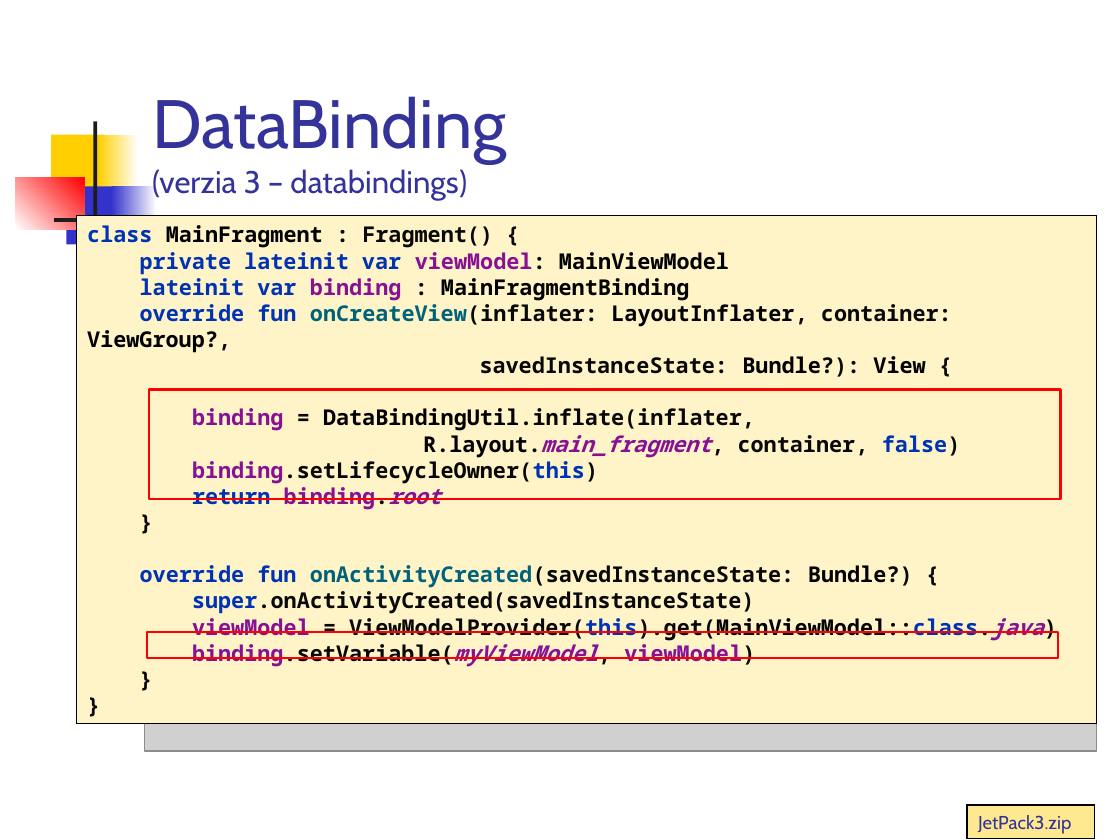
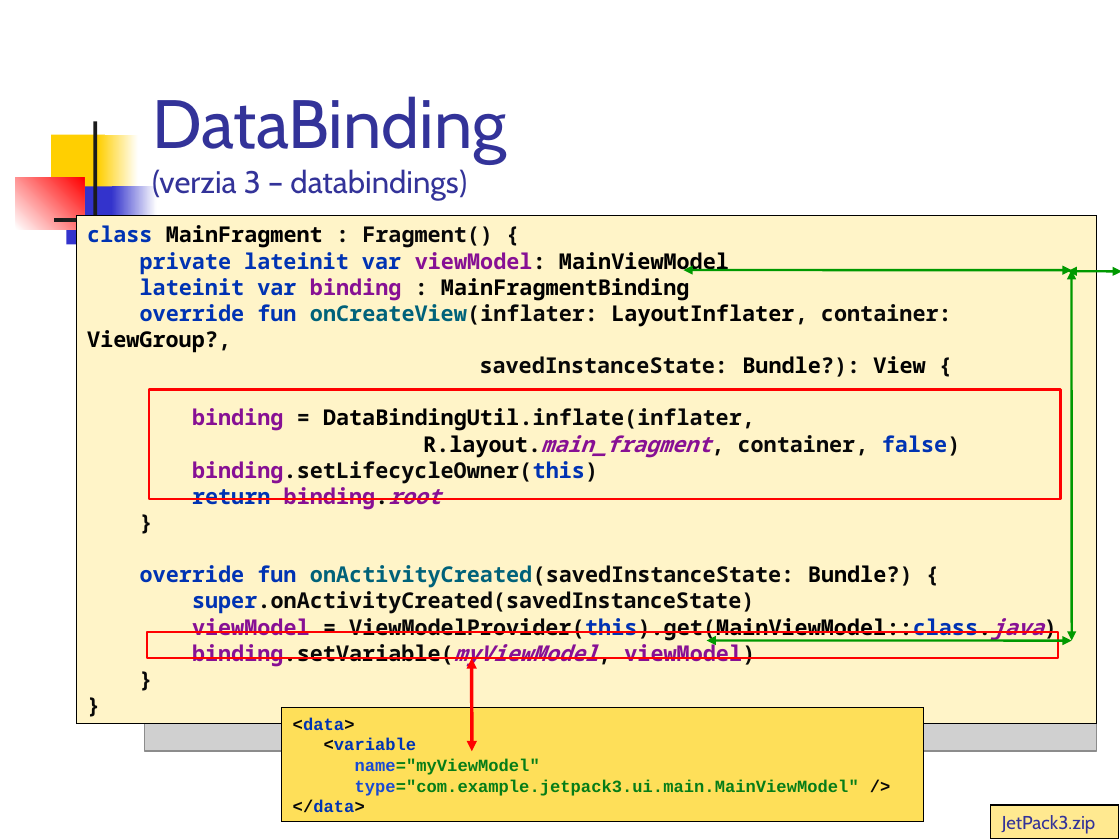
Before and after one commit to vmandro/Prednasky, a slide deck: slide 22 of 07/07_Android.ppt (slide 15 before the commit). Drawn at 1120x840 pixels with LibreOffice and Linux fonts; fonts in the diff are those of the drawing; grey boxes stand for pictures. Boxes give left, top, right and bottom in pixels: in the first picture for what was removed or moved away, otherwise in the second. Text is boxed around its words. In the diff, an @@ line names an element or a change of style, - is before the commit and + after.

```diff
--- a/07/07_Android.ppt
+++ b/07/07_Android.ppt
@@ double arrow added from (683, 270) to (1072, 270), #009900 1.5 pt @@
@@ double arrow added from (1067, 271) to (1120, 271), #009900 1.5 pt @@
@@ double arrow added from (1072, 270) to (1072, 641), #009900 1.5 pt @@
@@ double arrow added from (472, 659) to (472, 752), #FF0000 2.24 pt @@
@@ double arrow added from (707, 641) to (1072, 641), #009900 1.5 pt @@
@@ rectangle added at (282, 708, 924, 822), fill #FEDF59, outline #000000 0.74 pt, 11 pt, text #067D17, bold @@
+<data>
+<variable
+name="myViewModel"
+type="com.example.jetpack3.ui.main.MainViewModel" />
+</data>
@@ rectangle "JetPack3.zip": place and size @@
-rectangle "JetPack3.zip" at (967, 805, 1094, 839)
+rectangle "JetPack3.zip" at (991, 805, 1119, 839)
```
Also in this commit, not shown: 14 other slides changed, 14 slides added, 2 slides removed, 1 other file.
